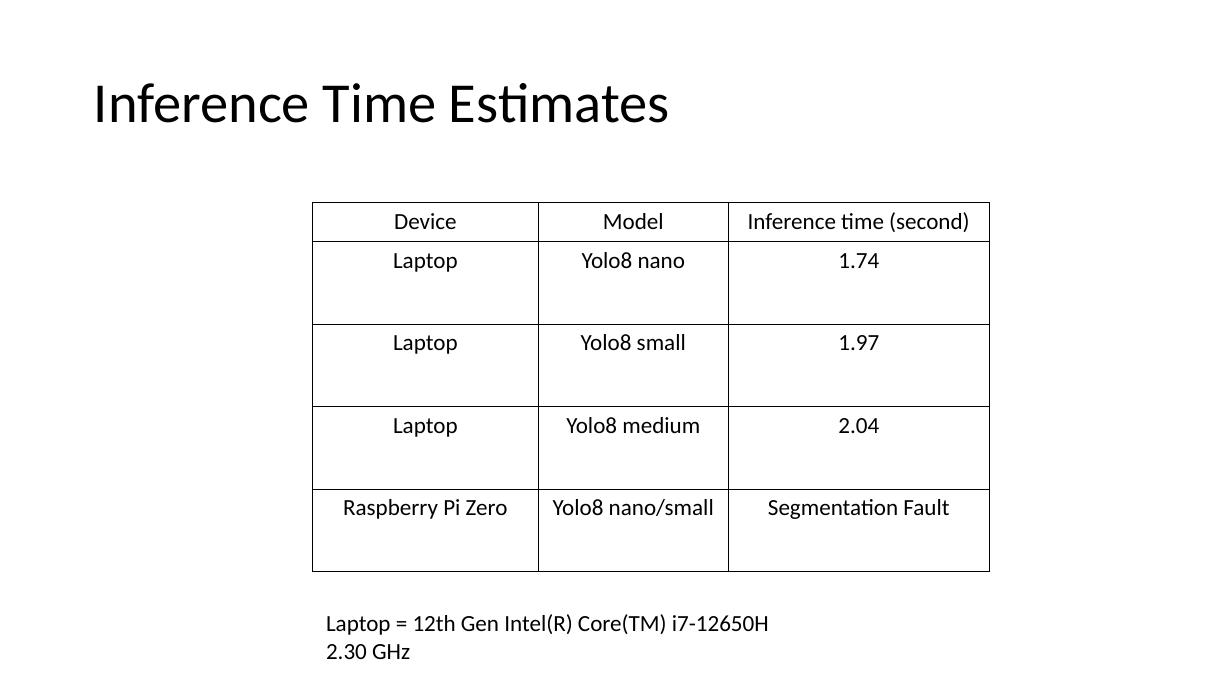
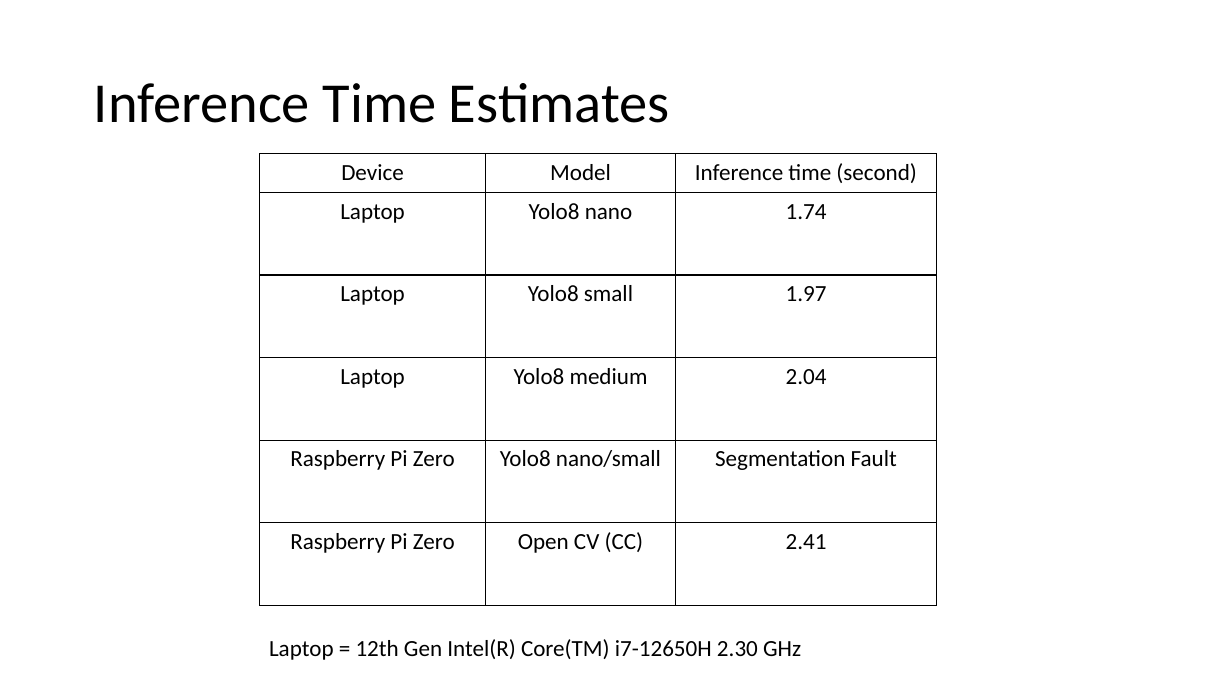
Before and after one commit to UWO-Aero-Design/computer-vision, a slide deck: slide 1 of machine learning algorithms/code/data presentation.pptx. Drawn at 1232x693 pixels with LibreOffice and Linux fonts; fonts in the diff are those of the drawing. Boxes give left, top, right and bottom in pixels: in the first picture for what was removed or moved away, otherwise in the second. Text is boxed around its words. In the diff, an @@ line names an element or a change of style, - is before the commit and + after.

```diff
--- a/machine learning algorithms/code/data presentation.pptx
+++ b/machine learning algorithms/code/data presentation.pptx
@@ table at (260,153,936,605) @@
+row 6: Raspberry Pi Zero | Open CV (CC) | 2.41
@@ table: place and size @@
-table at (312,202,989,572)
+table at (260,153,936,605)
@@ text "Laptop = 12th Gen Intel(R) ..." rewrapped from (326,614,769,659) to (269,639,801,660) @@
```
Also in this commit, not shown: 1 other slide changed, 2 other files.
